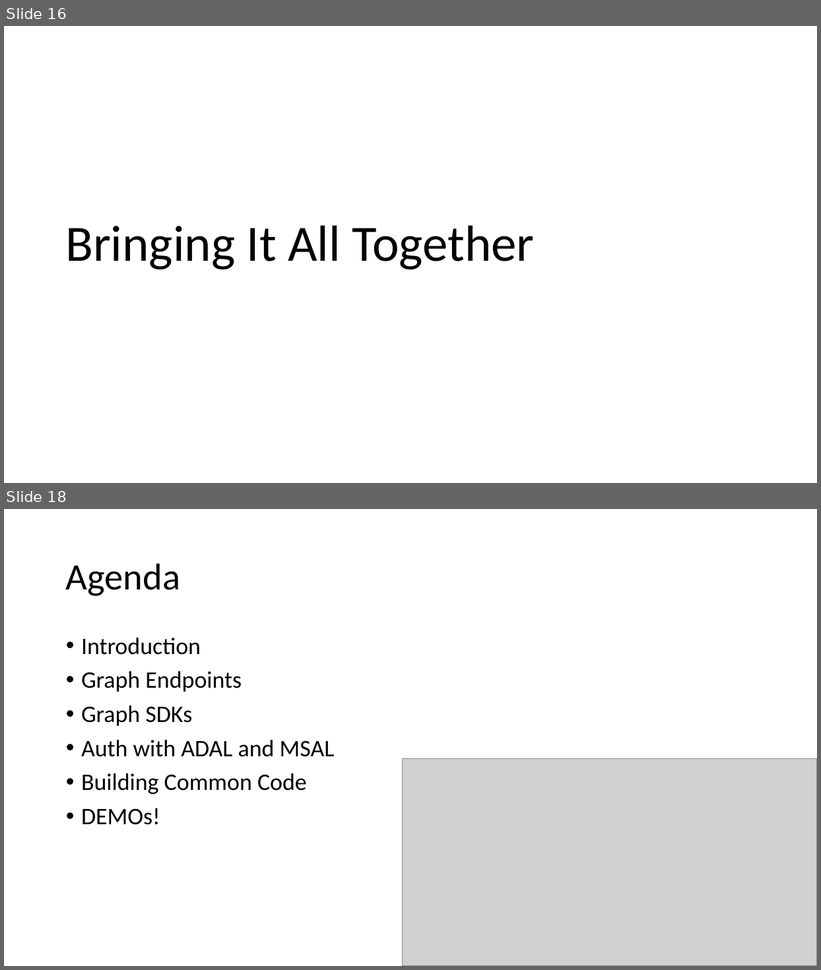
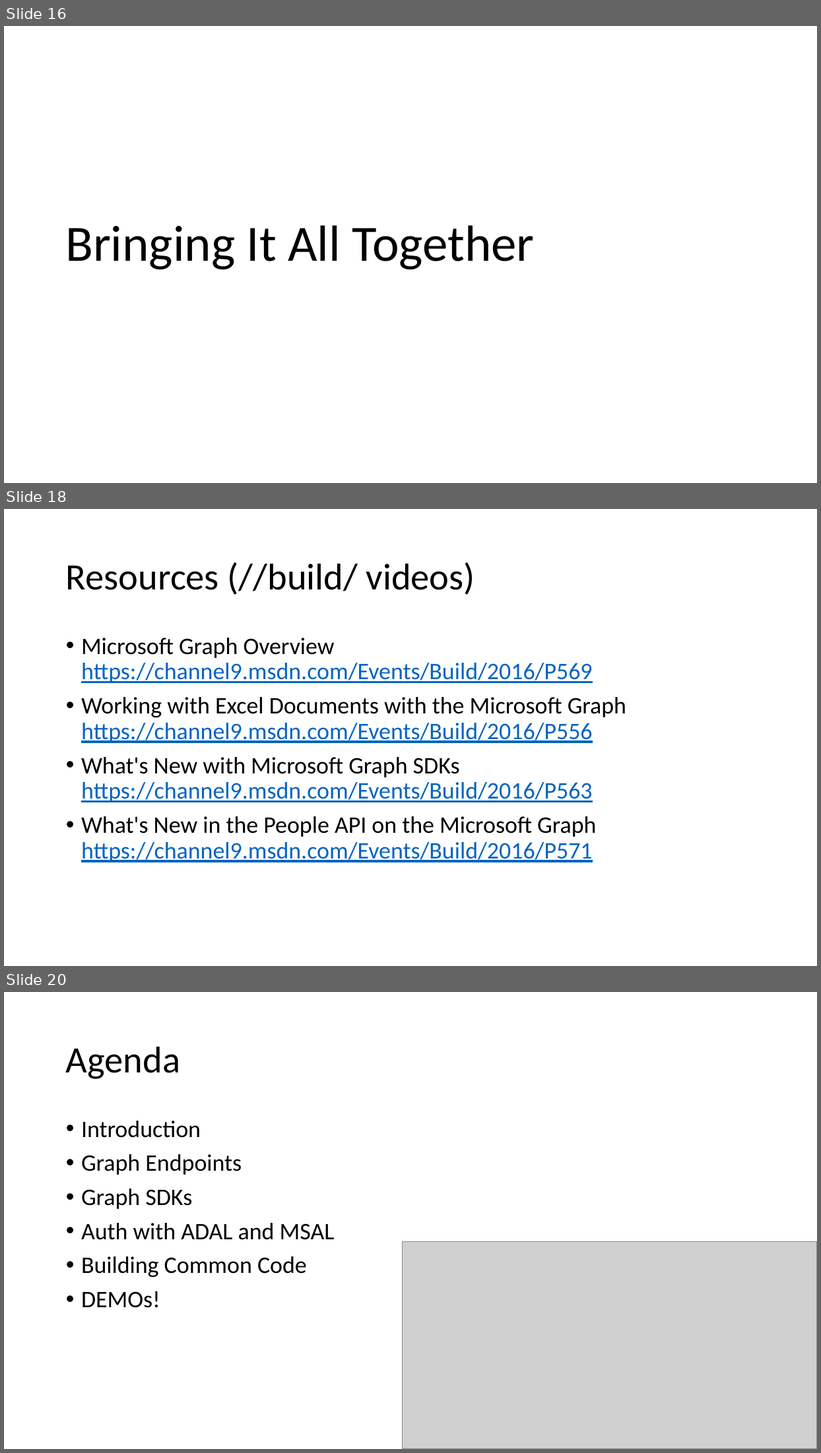
Before and after one commit to coatsy/xplat-graph, a slide deck: Presentation/xplat-graph.pptx. Shown one above the other, each under a label of ours: slides 16 and 18 before the commit, slides 16, 18 and 20 after it; the slides between them are not shown. The pictures are 821x970 and 821x1453 pixels, drawn with LibreOffice and Linux fonts; fonts in the diff are those of the drawing; grey boxes stand for pictures. Boxes give left, top, right and bottom in pixels: in the first picture for what was removed or moved away, otherwise in the second. Text is boxed around its words. In the diff, an @@ line names an element or a change of style, - is before the commit and + after.

```diff
--- a/Presentation/xplat-graph.pptx
+++ b/Presentation/xplat-graph.pptx
@@ slide 18 added at (4, 509, 817, 966), background #FFFFFF @@
@@ title added at (66, 562, 475, 595), 44 pt, text #000000 @@
+Resources (//build/ videos)
@@ text added at (81, 638, 626, 863), 28 pt, text #0563C1, underline @@
+• Microsoft Graph Overview
+  https://channel9.msdn.com/Events/Build/2016/P569
+• Working with Excel Documents with the Microsoft Graph
+  https://channel9.msdn.com/Events/Build/2016/P556
+• What's New with Microsoft Graph SDKs
+  https://channel9.msdn.com/Events/Build/2016/P563
+• What's New in the People API on the Microsoft Graph
+  https://channel9.msdn.com/Events/Build/2016/P571
@@ what was slide 18 is now slide 20 @@
```
Also in this commit, not shown: 1 slide changed, 1 other slide added.
